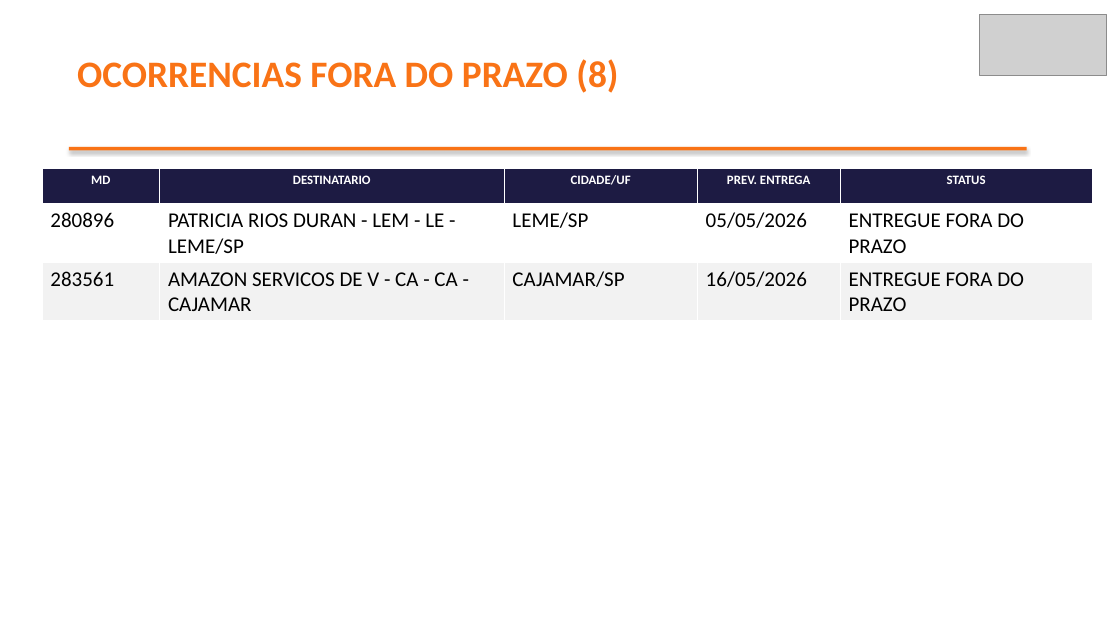
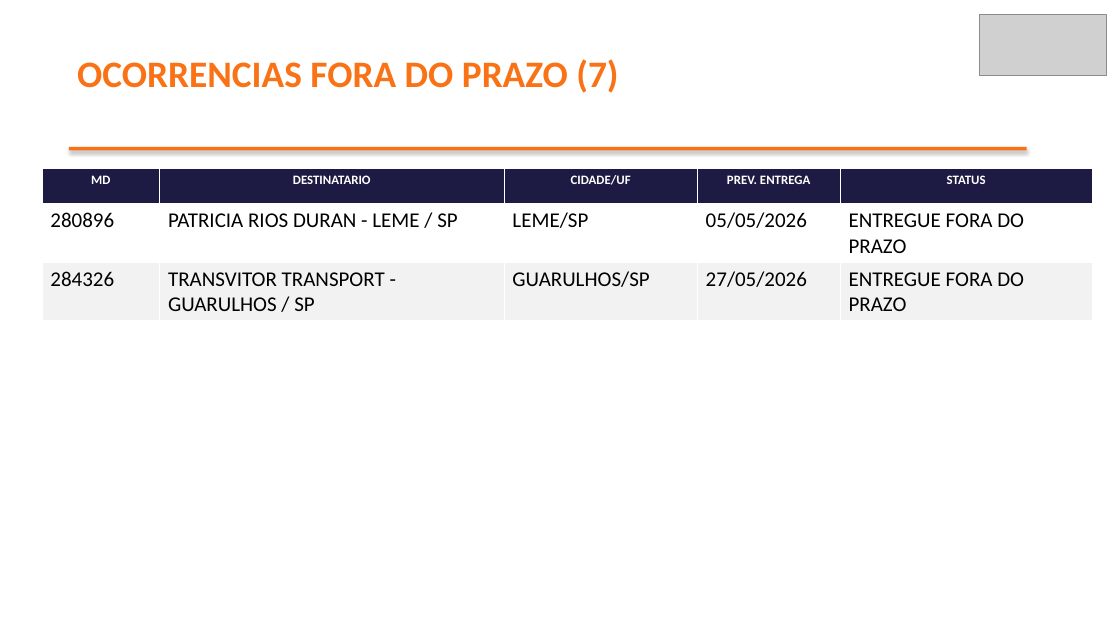
Before and after one commit to brendaelicia-sketch/PortoEX, a slide deck: slide 4 of pptx/maio_2026/PEX_LOGISTICA_INTEGRADA_LTDA.pptx. Drawn at 1120x630 pixels with LibreOffice and Linux fonts; fonts in the diff are those of the drawing; grey boxes stand for pictures. Boxes give left, top, right and bottom in pixels: in the first picture for what was removed or moved away, otherwise in the second. Text is boxed around its words. In the diff, an @@ line names an element or a change of style, - is before the commit and + after.

```diff
--- a/pptx/maio_2026/PEX_LOGISTICA_INTEGRADA_LTDA.pptx
+++ b/pptx/maio_2026/PEX_LOGISTICA_INTEGRADA_LTDA.pptx
@@ text at (77,59,618,93): text changed @@
-OCORRENCIAS FORA DO PRAZO (8)
+OCORRENCIAS FORA DO PRAZO (7)
@@ table at (42,168,1092,315) @@
-row 2, column 2: PATRICIA RIOS DURAN - LEM - LE - LEME/SP
+row 2, column 2: PATRICIA RIOS DURAN - LEME / SP
-row 3: 283561 | AMAZON SERVICOS DE V - CA - CA - CAJAMAR | CAJAMAR/SP | 16/05/2026 | ENTREGUE FORA DO PRAZO
+row 3: 284326 | TRANSVITOR TRANSPORT - GUARULHOS / SP | GUARULHOS/SP | 27/05/2026 | ENTREGUE FORA DO PRAZO
```
Also in this commit, not shown: 4 other slides changed, 1 slide added, 1 slide removed.
